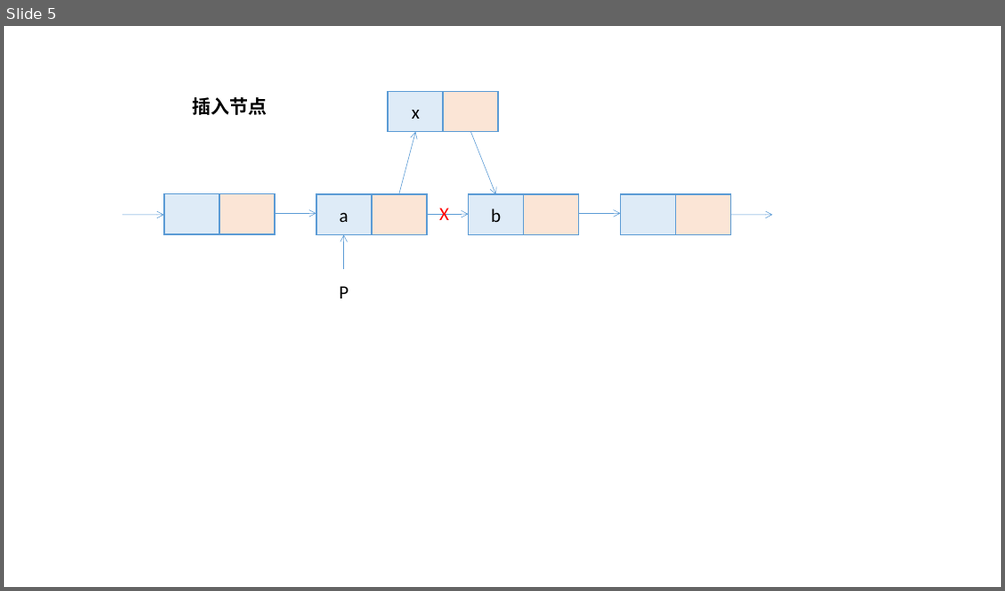
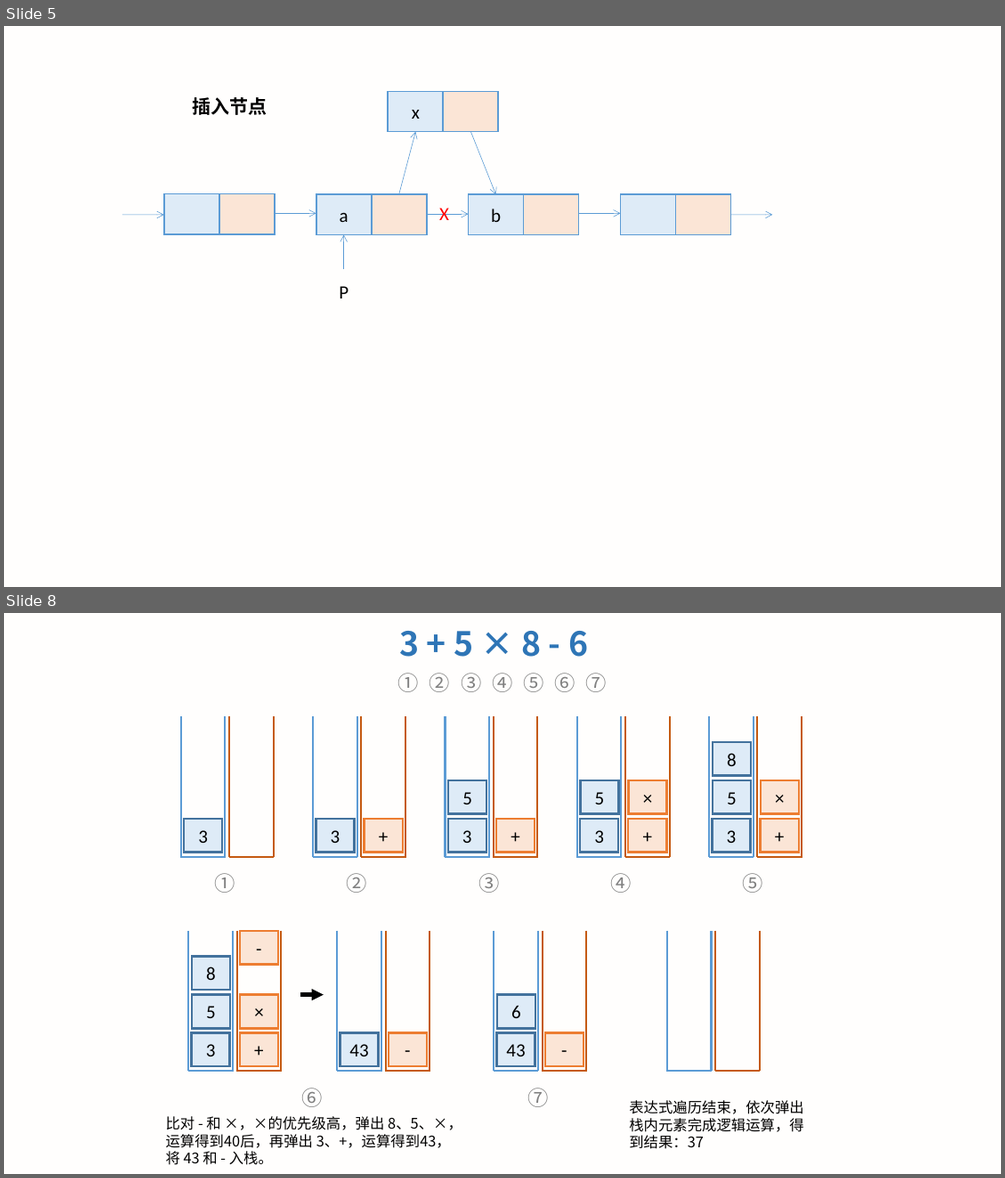
Before and after one commit to LXMAJS/Documents, a slide deck: ForceTree/数据结构和算法/数据结构与算法之美/Images/数据结构与算法之美_笔记配图.pptx. Shown one above the other, each under a label of ours: slide 5 before the commit, slides 5 and 8 after it; the slides between them are not shown. The pictures are 1005x591 and 1005x1178 pixels, drawn with LibreOffice and Linux fonts; fonts in the diff are those of the drawing. Boxes give left, top, right and bottom in pixels: in the first picture for what was removed or moved away, otherwise in the second. Text is boxed around its words. In the diff, an @@ line names an element or a change of style, - is before the commit and + after.

```diff
--- a/ForceTree/数据结构和算法/数据结构与算法之美/Images/数据结构与算法之美_笔记配图.pptx
+++ b/ForceTree/数据结构和算法/数据结构与算法之美/Images/数据结构与算法之美_笔记配图.pptx
@@ slide 8 added at bbox=[4, 613, 1001, 1174], background #FFF2CC at 4% opacity @@
@@ group added at bbox=[398, 631, 607, 692]: 8 texts @@
+3 + 5 × 8 - 6
+①
+②
+③
+④
+⑤
+⑥
+⑦
@@ group added at bbox=[708, 716, 802, 892]: 6 lines, 5 rectangles, 1 text @@
++
+3
+⑤
+5
+×
+8
@@ group added at bbox=[445, 716, 538, 892]: 6 lines, 3 rectangles, 1 text @@
++
+3
+③
+5
@@ group added at bbox=[577, 716, 671, 892]: 6 lines, 4 rectangles, 1 text @@
++
+3
+④
+5
+×
@@ group added at bbox=[180, 716, 274, 892]: 6 lines, 1 rectangle, 1 text @@
+3
+①
@@ group added at bbox=[313, 716, 406, 892]: 6 lines, 2 rectangles, 1 text @@
++
+3
+②
@@ group added at bbox=[188, 931, 282, 1070]: 6 rectangles, 6 lines @@
++
+3
+5
+×
+8
+-
@@ arrow added from (301, 995) to (324, 995), #000000 3.75 pt @@
@@ group added at bbox=[494, 931, 587, 1107]: 6 lines, 3 rectangles, 1 text @@
+-
+43
+⑦
+6
@@ text added at bbox=[301, 1087, 322, 1107], 20 pt, text #808080 @@
+⑥
@@ group added at bbox=[337, 931, 430, 1070]: 6 lines, 2 rectangles @@
+-
+43
@@ group added at bbox=[666, 931, 760, 1070]: 6 lines @@
@@ text added at bbox=[166, 1116, 462, 1165], 14 pt, text #000000 @@
+比对 - 和 ×，×的优先级高，弹出 8、5、×，运算得到40后，再弹出 3、+，运算得到43，将 43 和 - 入栈。
@@ text added at bbox=[629, 1100, 803, 1149], 14 pt, text #000000 @@
+表达式遍历结束，依次弹出栈内元素完成逻辑运算，得到结果：37
```
Also in this commit, not shown: 4 other slides changed, 2 other slides added, 8 other files.
